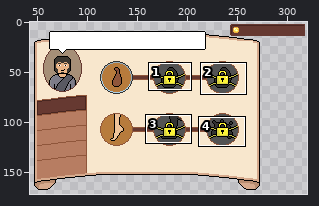
Two states of a pixel-art file, Assets/Sprite/Minigames/MiniGame2/Store/Store.aseprite. Above, an overview of the earlier version with the close-up marked.
Close-up. Before the edit:
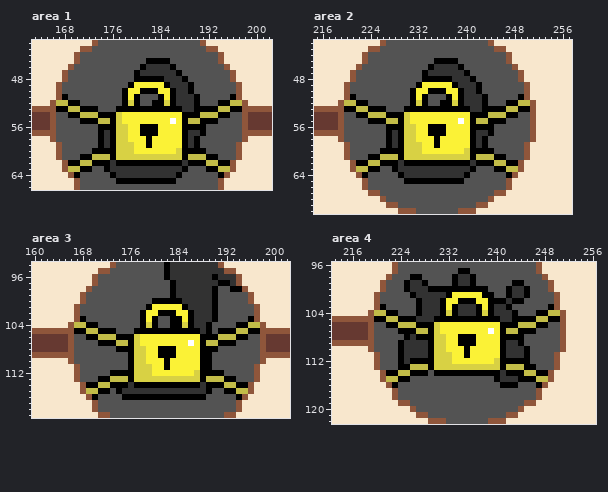
320x180 pixels, 1 frame. Shown: area 1: x 163..202, y 42..66; area 2: x 215..257, y 42..70; area 3: x 160..202, y 94..119; area 4: x 213..256, y 96..122. The wide view leaves out empty margins.
Once edited:
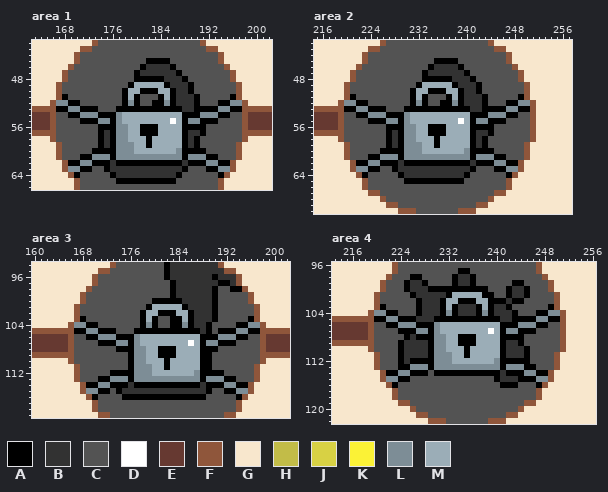
Palette (. is transparent): A #000000  B #323232  C #535353  D #ffffff  E #663931  F #8f563b  G #f8e7cd  H #c2bc48  J #d8d144  K #fbf236  L #7d8d96  M #9badb7
From old to new:
layer "Chain" now shown
layer "GoldChain" now hidden
layer "Lock" now shown
layer "GoldLock" now hidden
Changed rows in their new state; - is an unchanged pixel.
Area 1:
first column x 167:
49 -------------MMMMM-------------
50 ------------MM---MM------------
51 ------------M-----M------------
52 LL----------L-----L----------LL
53 --LL-----------------------LL--
54 ----LLL---LMMMMMMMMMM---LLL----
55 -------LL-LMMMMMMMM-M-LL-------
56 ----------LLMM---MMMM----------
57 ----------LLMM---MMMM----------
58 ----------LLMMM-MMMMM----------
59 ----------LLLMM-MMMMM----------
60 ----------LLLMMMMMMML----------
61 ------LLL-LLLLLLLLLLL-LLL------
62 ----LL-------------------LL----
63 --LL-----------------------LL--
Area 2:
first column x 220:
49 -------------MMMMM-------------
50 ------------MM---MM------------
51 ------------M-----M------------
52 LL----------L-----L----------LL
53 --LL-----------------------LL--
54 ----LLL---LMMMMMMMMMM---LLL----
55 -------LL-LMMMMMMMM-M-LL-------
56 ----------LLMM---MMMM----------
57 ----------LLMM---MMMM----------
58 ----------LLMMM-MMMMM----------
59 ----------LLLMM-MMMMM----------
60 ----------LLLMMMMMMML----------
61 ------LLL-LLLLLLLLLLL-LLL------
62 ----LL-------------------LL----
63 --LL-----------------------LL--
Area 3:
first column x 167:
101 -------------MMMMM-------------
102 ------------MM---MM------------
103 ------------M-----M------------
104 LL----------L-----L----------LL
105 --LL-----------------------LL--
106 ----LLL---LMMMMMMMMMM---LLL----
107 -------LL-LMMMMMMMM-M-LL-------
108 ----------LLMM---MMMM----------
109 ----------LLMM---MMMM----------
110 ----------LLMMM-MMMMM----------
111 ----------LLLMM-MMMMM----------
112 ----------LLLMMMMMMML----------
113 ------LLL-LLLLLLLLLLL-LLL------
114 ----LL-------------------LL----
115 --LL-----------------------LL--
Area 4:
first column x 220:
101 -------------MMMMM-------------
102 ------------MM---MM------------
103 ------------M-----M------------
104 LL----------L-----L----------LL
105 --LL-----------------------LL--
106 ----LLL---LMMMMMMMMMM---LLL----
107 -------LL-LMMMMMMMM-M-LL-------
108 ----------LLMM---MMMM----------
109 ----------LLMM---MMMM----------
110 ----------LLMMM-MMMMM----------
111 ----------LLLMM-MMMMM----------
112 ----------LLLMMMMMMML----------
113 ------LLL-LLLLLLLLLLL-LLL------
114 ----LL-------------------LL----
115 --LL-----------------------LL--
Changed places in both close-ups, as pixel boxes (x1, y1, x2, y2):
changed: (56, 82, 242, 172)
changed: (344, 82, 530, 172)
changed: (74, 304, 260, 394)
changed: (374, 292, 560, 382)
